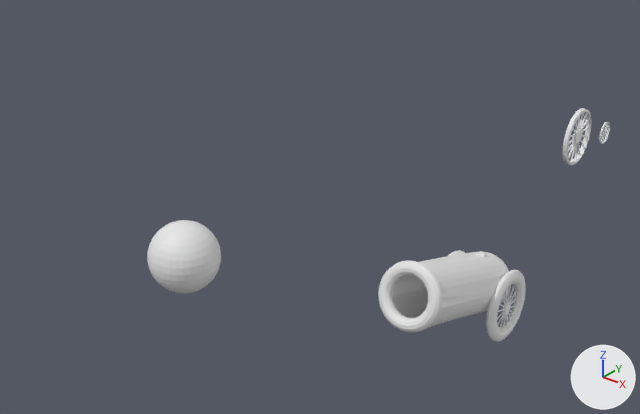
Two versions of the Blender file Assets/circus objects.blend, one commit apart.
Camera for both pictures: a camera (50 mm lens) standing at (25.7, -47.9, 28.8) and looking at (-9.5, -3.9, 1.5). Lighting does not change. The marker at lower right points along +X, +Y and +Z.

Objects in the first picture: 'Cannon', 'Circle', 'Circle.001', 'Circus ball'.
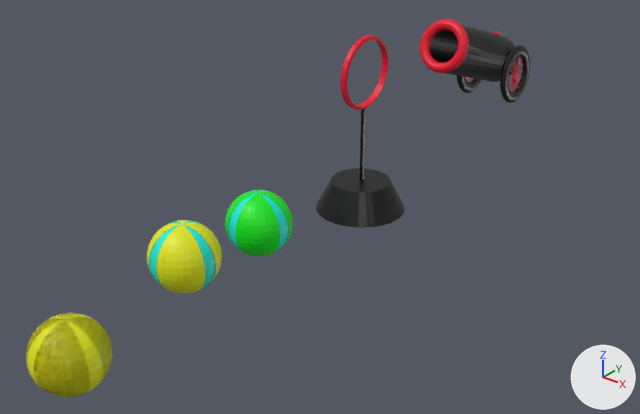
The newer file is also rescaled (x0.882), turned or shifted as a whole; pictures and numbers use the older file's frame.

What differs and where, as boxes [x1, y1, x2, y2] in the pictures (640 x 414 px):
'Cannon', deleted: before [378, 250, 526, 342]
'Circus ball.002', added (yellow): after [26, 313, 112, 397]
'Cannon.001', added: after [419, 19, 530, 103]
    faces in mat_material (black #000000): [430, 25, 518, 82]
    faces in mat_red (red #e7002c): [419, 19, 501, 82]
    faces in mat_black (black #000000): [456, 45, 530, 103]
    faces in mat_red_001 (red #e7002c): [508, 57, 524, 92]
'Cylinder.001', added (black): after [316, 35, 405, 228]
    faces in mat_black (black #000000): [316, 109, 405, 228]
    faces in mat_red (red #e7002c): [340, 35, 388, 110]
'Circus ball', reshaped: before [147, 220, 221, 293]; after [147, 220, 222, 294]
'Circus ball.004', added (green): after [225, 190, 293, 256]
    faces in mat_green (green #00e713): [225, 190, 293, 256]
    faces in mat_blue (cyan #00e7d5): [228, 190, 289, 253]
'Circle', deleted: before [563, 108, 591, 166]
'Circle.001', deleted: before [599, 122, 610, 144]
part 1 of me_sphere_001, built on: before [148, 220, 203, 290]; after [147, 220, 222, 294]
part 2 of me_sphere_001, recoloured (grey to cyan): before [147, 221, 221, 293]; after [151, 221, 216, 290]

The edits, one by one:
Material 'yellow' (mat_yellow) is new.
Its base color is (0.749, 0.8, 0.0) (yellow #e0e700).
Material 'blue' (mat_blue) is new.
Its base color is (0.0, 0.8, 0.664) (cyan #00e7d5).
Material 'green' (mat_green) is new.
Its base color is (0.0, 0.8, 0.00641) (green #00e713).
Material 'Red' (mat_red) is new.
Its base color is (0.8, 0.0, 0.0256) (red #e7002c).
Material 'Red.001' (mat_red_001) is new.
Its base color is (0.8, 0.0, 0.0256) (red #e7002c).
Material 'Material' (mat_material) is new.
Its base color is (0.0, 0.0, 0.0) (black #000000).
Material 'black' (mat_black) is new.
Its base color is (0.0, 0.0, 0.0) (black #000000).
Its roughness is 0.4.
me_sphere_001 is used by ob_circus_ball; location (-10.86, -15.58, 2.05); scale (2.27, 2.27, 2.27).
me_sphere_001 had 482 vertices, 512 faces and spanned x -1.0..1.0, y -1.0..1.0, z -1.0..1.0.
me_sphere_001 now has 904 vertices, 896 faces and spans x -1.0..1.0, y -1.01..1.0, z -1.0..1.0.
me_sphere_001 part 1: 24 vertices moved within x -0.38..0.38, y -0.91..0.91, z -0.92..0.92; 422 vertices added at x -1.0..1.0, y -1.01..0.99, z -1.0..1.0.
me_sphere_001 part 2: 324 faces spanning x -1.0..1.0, y -1.0..1.0, z -0.98..0.98 switch from no material to mat_blue (cyan #00e7d5).
me_sphere_001 now uses material mat_yellow (yellow #e0e700).
Mesh me_sphere_013 is new.
It has 904 vertices, 896 faces and spans x -0.98..0.98, y -1.0..0.99, z -1.0..1.0.
Faces by material slot: [384, 512].
It uses material mat_green (green #00e713).
It uses material mat_blue (cyan #00e7d5).
Mesh me_sphere_011 is new.
It has 904 vertices, 896 faces and spans x -1.0..1.0, y -1.0..1.0, z -1.0..1.0.
Faces by material slot: [384, 512].
It uses material mat_red (red #e7002c).
It uses material mat_yellow (yellow #e0e700).
Mesh me_sphere_002 is new.
It has 2792 vertices, 2770 faces and spans x -1.26..1.3, y -2.42..3.66, z -1.88..1.13.
Faces by material slot: [704, 752, 1152, 162].
It uses material mat_material (black #000000).
It uses material mat_red (red #e7002c).
It uses material mat_black (black #000000).
It uses material mat_red_001 (red #e7002c).
Mesh me_cylinder_001 is new.
It has 200 vertices, 168 faces and spans x -2.98..2.98, y -2.98..2.98, z -1.0..10.66.
Faces by material slot: [40, 128].
It uses material mat_black (black #000000).
It uses material mat_red (red #e7002c).
Object 'Cannon' (ob_cannon) is deleted.
Object 'Circle' (ob_circle) is deleted.
Object 'Circle.001' (ob_circle_001) is deleted.
Object 'Circus ball.004' (ob_circus_ball_004) is new; it shows me_sphere_013.
Its location is (-11.12, -8.47, 1.48).
Its scale is (2.31, 2.29, 2.27).
Object 'Circus ball.002' (ob_circus_ball_002) is new; it shows me_sphere_011.
Its location is (-9.86, -25.19, 0.48).
Its scale is (2.27, 2.27, 2.27).
Object 'Cannon.001' (ob_cannon_001) is new; it shows me_sphere_002.
Its location is (-12.94, 22.25, 6.2).
Its rotation in degrees is (-17, 2.5, -2).
Its scale is (2.21, 2.21, 2.21).
Object 'Cylinder.001' (ob_cylinder_001) is new; it shows me_cylinder_001.
Its location is (-9.75, 1.32, 0.52).
Its scale is (1.13, 1.13, 1.13).
